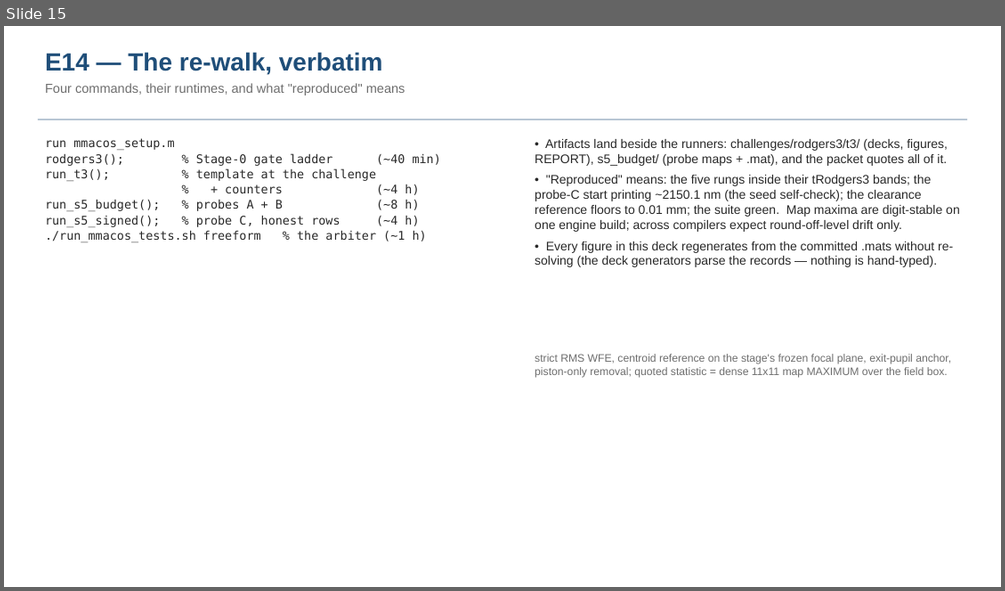
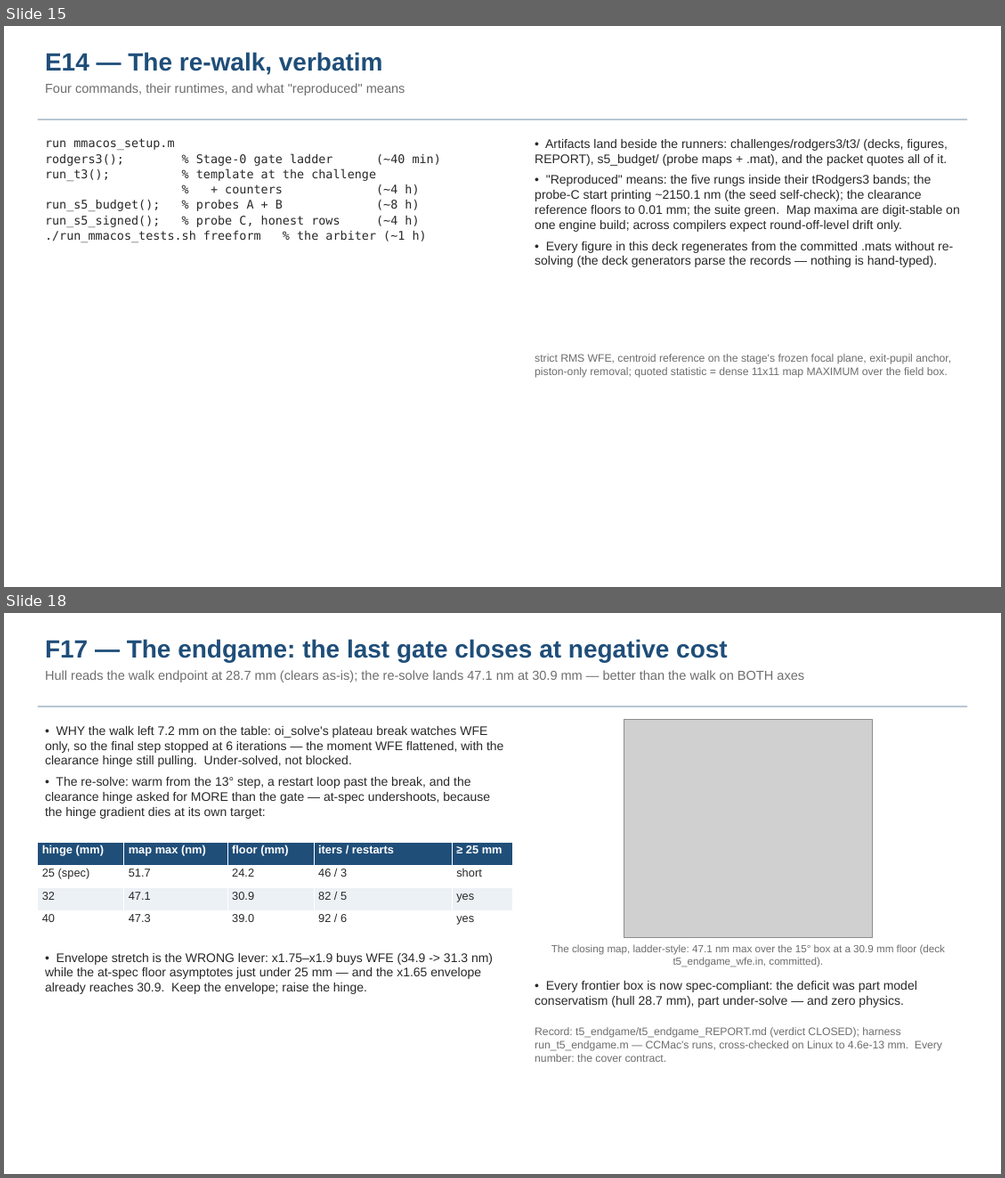
Before and after one commit to nasa-jpl/MACOS_resources, a slide deck: mmacos/challenges/rodgers3/deck_rodgers3_walk.pptx. Shown one above the other, each under a label of ours: slide 15 before the commit, slides 15 and 18 after it; the slides between them are not shown. The pictures are 1005x591 and 1005x1178 pixels, drawn with LibreOffice and Linux fonts; fonts in the diff are those of the drawing; grey boxes stand for pictures. Boxes give left, top, right and bottom in pixels: in the first picture for what was removed or moved away, otherwise in the second. Text is boxed around its words. In the diff, an @@ line names an element or a change of style, - is before the commit and + after.

```diff
--- a/mmacos/challenges/rodgers3/deck_rodgers3_walk.pptx
+++ b/mmacos/challenges/rodgers3/deck_rodgers3_walk.pptx
@@ slide 18 added at <box>4,613,1001,1174</box>, background #FFFFFF @@
@@ text added at <box>45,639,804,682</box>, 12.5 pt, text #6E6E6E @@
+F17 — The endgame: the last gate closes at negative cost
+Hull reads the walk endpoint at 28.7 mm (clears as-is); the re-solve lands 47.1 nm at 30.9 mm — better than the walk on BOTH axes
@@ rectangle added at <box>38,706,967,707</box>, fill #B8C6D4 @@
@@ picture added at <box>624,719,872,938</box> @@
@@ text added at <box>45,726,503,819</box>, 12 pt, text #282828 @@
+• WHY the walk left 7.2 mm on the table: oi_solve's plateau break watches WFE only, so the final step stopped at 6 iterations — the moment WFE flattened, with the clearance hinge still pulling. Under-solved, not blocked.
+• The re-solve: warm from the 13° step, a restart loop past the break, and the clearance hinge asked for MORE than the gate — at-spec undershoots, because the hinge gradient dies at its own target:
@@ table added at <box>38,843,512,934</box>, 4 rows, 5 columns @@
+hinge (mm) | map max (nm) | floor (mm) | iters / restarts | ≥ 25 mm
+25 (spec) | 51.7 | 24.2 | 46 / 3 | short
+32 | 47.1 | 30.9 | 82 / 5 | yes
+40 | 47.3 | 39.0 | 92 / 6 | yes
@@ text added at <box>45,953,493,994</box>, 12 pt, text #282828 @@
+• Envelope stretch is the WRONG lever: x1.75–x1.9 buys WFE (34.9 -> 31.3 nm) while the at-spec floor asymptotes just under 25 mm — and the x1.65 envelope already reaches 30.9. Keep the envelope; raise the hinge.
@@ text added at <box>551,944,945,967</box>, 10 pt, text #6E6E6E @@
+The closing map, ladder-style: 47.1 nm max over the 15° box at a 30.9 mm floor (deck t5_endgame_wfe.in, committed).
@@ text added at <box>534,981,917,1007</box>, 12 pt, text #282828 @@
+• Every frontier box is now spec-compliant: the deficit was part model conservatism (hull 28.7 mm), part under-solve — and zero physics.
@@ text added at <box>534,1027,942,1062</box>, 10.5 pt, text #6E6E6E @@
+Record: t5_endgame/t5_endgame_REPORT.md (verdict CLOSED); harness run_t5_endgame.m — CCMac's runs, cross-checked on Linux to 4.6e-13 mm. Every number: the cover contract.
```
Also in this commit, not shown: 5 slides changed, 5 other files.
